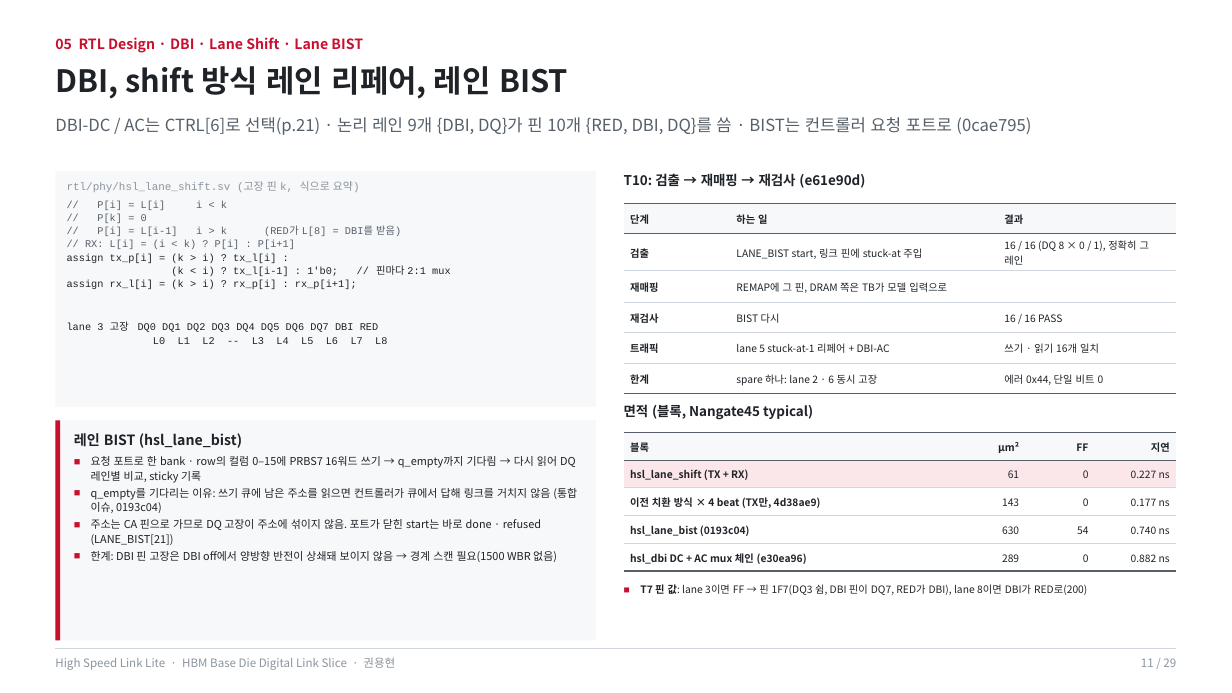
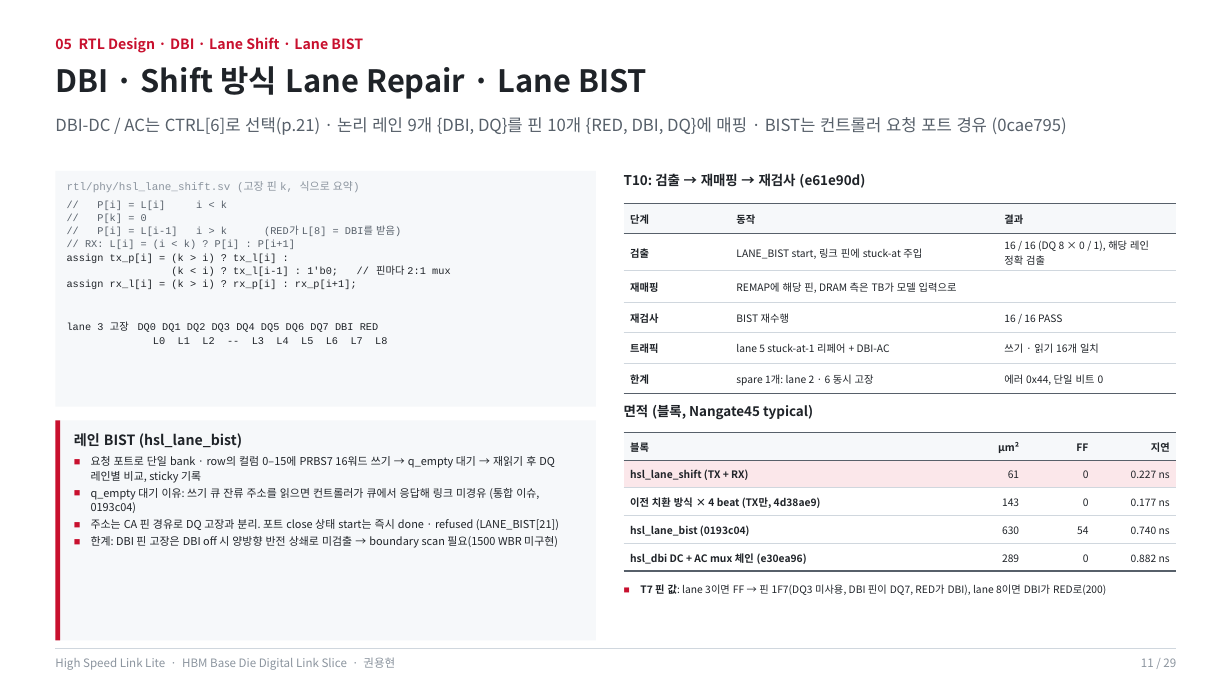
Before and after one commit to yhkwon-git/High_Speed_Link_Lite, a slide deck: slide 11 of portfolio-deck/HighSpeedLinkLite_Portfolio.pptx. Drawn at 1232x693 pixels with LibreOffice and Linux fonts; fonts in the diff are those of the drawing. Boxes give left, top, right and bottom in pixels: in the first picture for what was removed or moved away, otherwise in the second. Text is boxed around its words. In the diff, an @@ line names an element or a change of style, - is before the commit and + after.

```diff
--- a/portfolio-deck/HighSpeedLinkLite_Portfolio.pptx
+++ b/portfolio-deck/HighSpeedLinkLite_Portfolio.pptx
@@ text at box(55, 66, 647, 99): text changed @@
-DBI, shift 방식 레인 리페어, 레인 BIST
+DBI · Shift 방식 Lane Repair · Lane BIST
@@ text at box(55, 117, 1067, 135): text changed @@
-DBI-DC / AC는 CTRL[6]로 선택(p.21) · 논리 레인 9개 {DBI, DQ}가 핀 10개 {RED, DBI, DQ}를 씀 · BIST는 컨트롤러 요청 포트로 (0cae795)
+DBI-DC / AC는 CTRL[6]로 선택(p.21) · 논리 레인 9개 {DBI, DQ}를 핀 10개 {RED, DBI, DQ}에 매핑 · BIST는 컨트롤러 요청 포트 경유 (0cae795)
@@ table at box(624, 203, 1177, 390) @@
-row 1, column 2: 하는 일
+row 1, column 2: 동작
-row 2, column 3: 16 / 16 (DQ 8 × 0 / 1), 정확히 그 레인
+row 2, column 3: 16 / 16 (DQ 8 × 0 / 1), 해당 레인 정확 검출
-row 3, column 2: REMAP에 그 핀, DRAM 쪽은 TB가 모델 입력으로
+row 3, column 2: REMAP에 해당 핀, DRAM 측은 TB가 모델 입력으로
-row 4, column 2: BIST 다시
+row 4, column 2: BIST 재수행
-row 6, column 2: spare 하나: lane 2 · 6 동시 고장
+row 6, column 2: spare 1개: lane 2 · 6 동시 고장
@@ text at box(91, 456, 559, 548): text changed @@
-■ 요청 포트로 한 bank · row의 컬럼 0–15에 PRBS7 16워드 쓰기 → q_empty까지 기다림 → 다시 읽어 DQ 레인별 비교, sticky 기록
-■ q_empty를 기다리는 이유: 쓰기 큐에 남은 주소를 읽으면 컨트롤러가 큐에서 답해 링크를 거치지 않음 (통합 이슈, 0193c04)
-■ 주소는 CA 핀으로 가므로 DQ 고장이 주소에 섞이지 않음. 포트가 닫힌 start는 바로 done · refused (LANE_BIST[21])
-■ 한계: DBI 핀 고장은 DBI off에서 양방향 반전이 상쇄돼 보이지 않음 → 경계 스캔 필요(1500 WBR 없음)
+■ 요청 포트로 단일 bank · row의 컬럼 0–15에 PRBS7 16워드 쓰기 → q_empty 대기 → 재읽기 후 DQ 레인별 비교, sticky 기록
+■ q_empty 대기 이유: 쓰기 큐 잔류 주소를 읽으면 컨트롤러가 큐에서 응답해 링크 미경유 (통합 이슈, 0193c04)
+■ 주소는 CA 핀 경유로 DQ 고장과 분리. 포트 close 상태 start는 즉시 done · refused (LANE_BIST[21])
+■ 한계: DBI 핀 고장은 DBI off 시 양방향 반전 상쇄로 미검출 → boundary scan 필요(1500 WBR 미구현)
@@ text at box(640, 584, 1106, 595): text changed @@
-■ T7 핀 값: lane 3이면 FF → 핀 1F7(DQ3 쉼, DBI 핀이 DQ7, RED가 DBI), lane 8이면 DBI가 RED로(200)
+■ T7 핀 값: lane 3이면 FF → 핀 1F7(DQ3 미사용, DBI 핀이 DQ7, RED가 DBI), lane 8이면 DBI가 RED로(200)
```
Also in this commit, not shown: 26 other slides changed, 1 other file.
